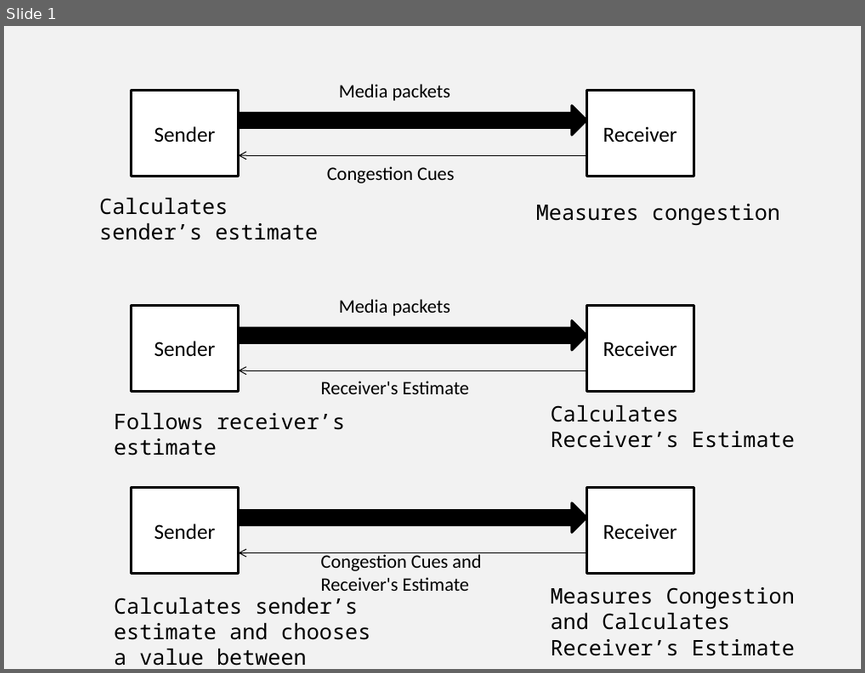
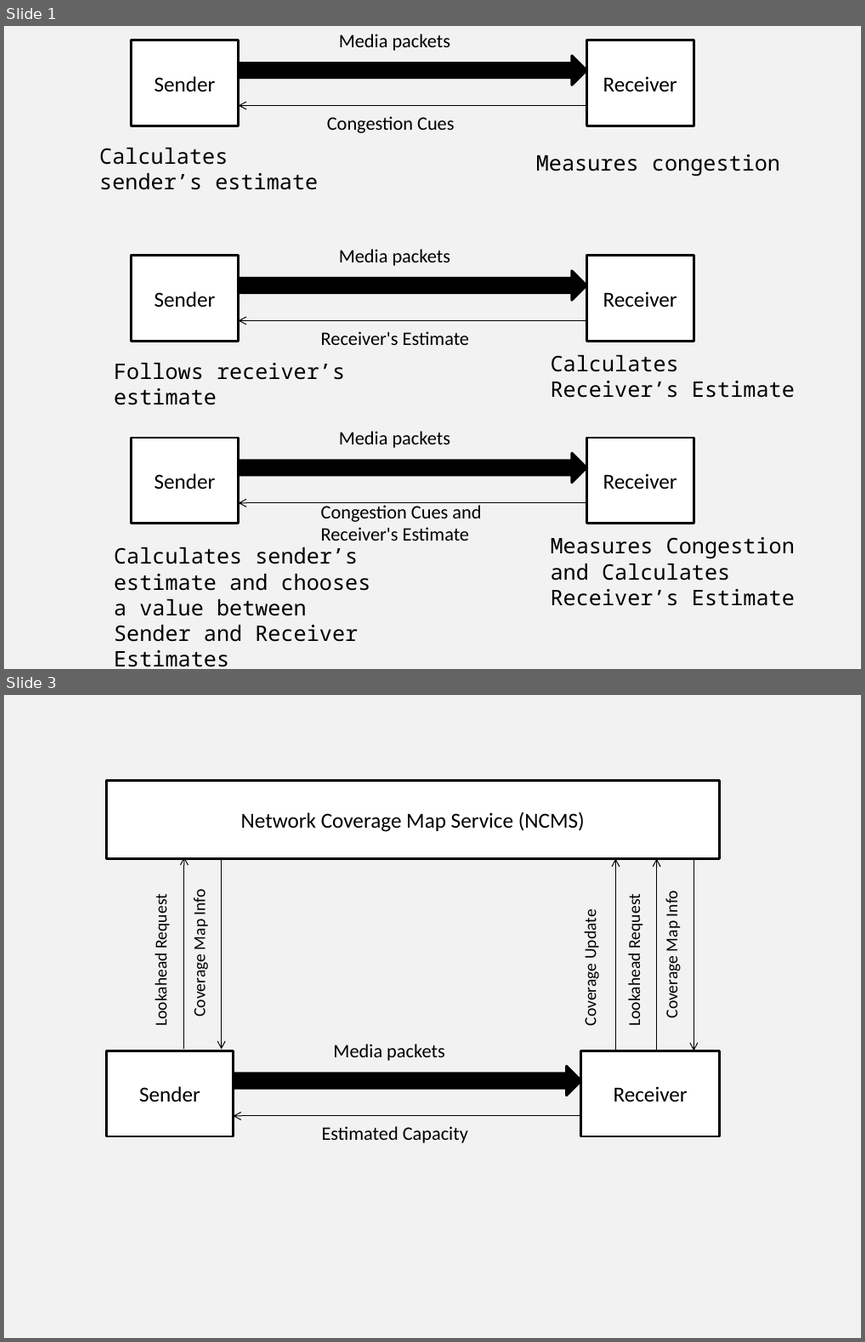
Before and after one commit to vr000m/PhD-thesis, a slide deck: graphs/source/chap5-src.pptx. Shown one above the other, each under a label of ours: slide 1 before the commit, slides 1 and 3 after it; the slides between them are not shown. The pictures are 865x673 and 865x1342 pixels, drawn with LibreOffice and Linux fonts; fonts in the diff are those of the drawing. Boxes give left, top, right and bottom in pixels: in the first picture for what was removed or moved away, otherwise in the second. Text is boxed around its words. In the diff, an @@ line names an element or a change of style, - is before the commit and + after.

```diff
--- a/graphs/source/chap5-src.pptx
+++ b/graphs/source/chap5-src.pptx
@@ slide 3 added at box(4, 695, 861, 1338), background #F2F2F2 @@
@@ rectangle added at box(107, 781, 720, 859), fill #FFFFFF, outline #000000 2 pt, 18 pt, text #000000 @@
+Network Coverage Map Service (NCMS)
@@ arrow added from (184, 1049) to (184, 857), #000000 0.75 pt @@
@@ arrow added from (222, 857) to (222, 1049), #000000 0.75 pt @@
@@ arrow added from (616, 1050) to (616, 859), #000000 0.75 pt @@
@@ arrow added from (657, 1050) to (657, 859), #000000 0.75 pt @@
@@ arrow added from (693, 859) to (693, 1050), #000000 0.75 pt @@
@@ text added at box(189, 891, 210, 1015), 14 pt, text #000000 @@
+Coverage Map Info
@@ text added at box(662, 893, 682, 1017), 14 pt, text #000000 @@
+Coverage Map Info
@@ text added at box(151, 899, 171, 1025), 14 pt, text #000000 @@
+Lookahead Request
@@ text added at box(580, 913, 601, 1024), 14 pt, text #000000 @@
+Coverage Update
@@ text added at box(624, 899, 644, 1025), 14 pt, text #000000 @@
+Lookahead Request
@@ rectangle added at box(107, 1050, 234, 1136), fill #FFFFFF, outline #000000 2 pt, 18 pt, text #000000 @@
+Sender
@@ text added at box(333, 1043, 445, 1061), 16 pt, text #000000 @@
+Media packets
@@ rectangle added at box(581, 1050, 720, 1136), fill #FFFFFF, outline #000000 2 pt, 18 pt, text #000000 @@
+Receiver
@@ right arrow added at box(233, 1066, 580, 1095), fill #000000, outline #000000 2 pt @@
@@ arrow added from (581, 1116) to (233, 1116), #000000 0.75 pt @@
@@ text added at box(322, 1126, 468, 1143), 16 pt, text #000000 @@
+Estimated Capacity
@@ slide 1 changed as well @@
@@ text added at box(339, 431, 451, 448), 16 pt, text #000000 @@
+Media packets
@@ 11 texts, 6 rectangles, 3 right arrows, 3 arrows: place and size @@
-11 texts, 6 rectangles, 3 right arrows, 3 arrows at box(99, 84, 794, 665)
+11 texts, 6 rectangles, 3 right arrows, 3 arrows at box(99, 34, 794, 667)
```
Also in this commit, not shown: 1 other slide added, 4 other files.
